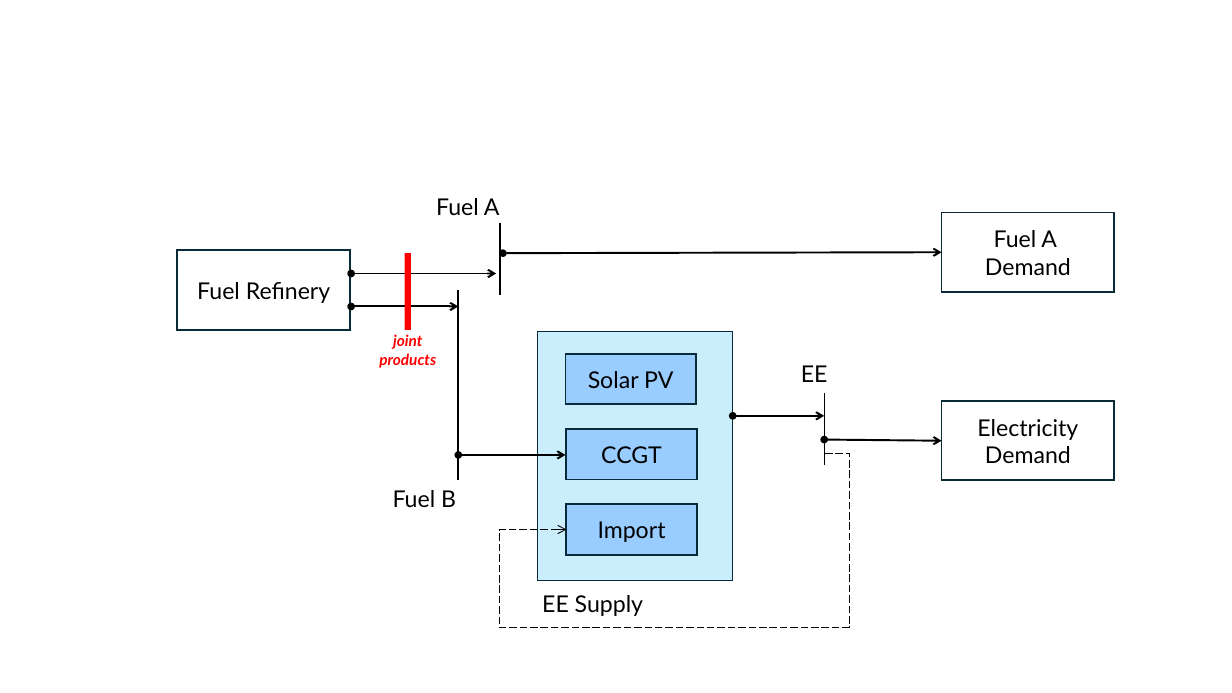
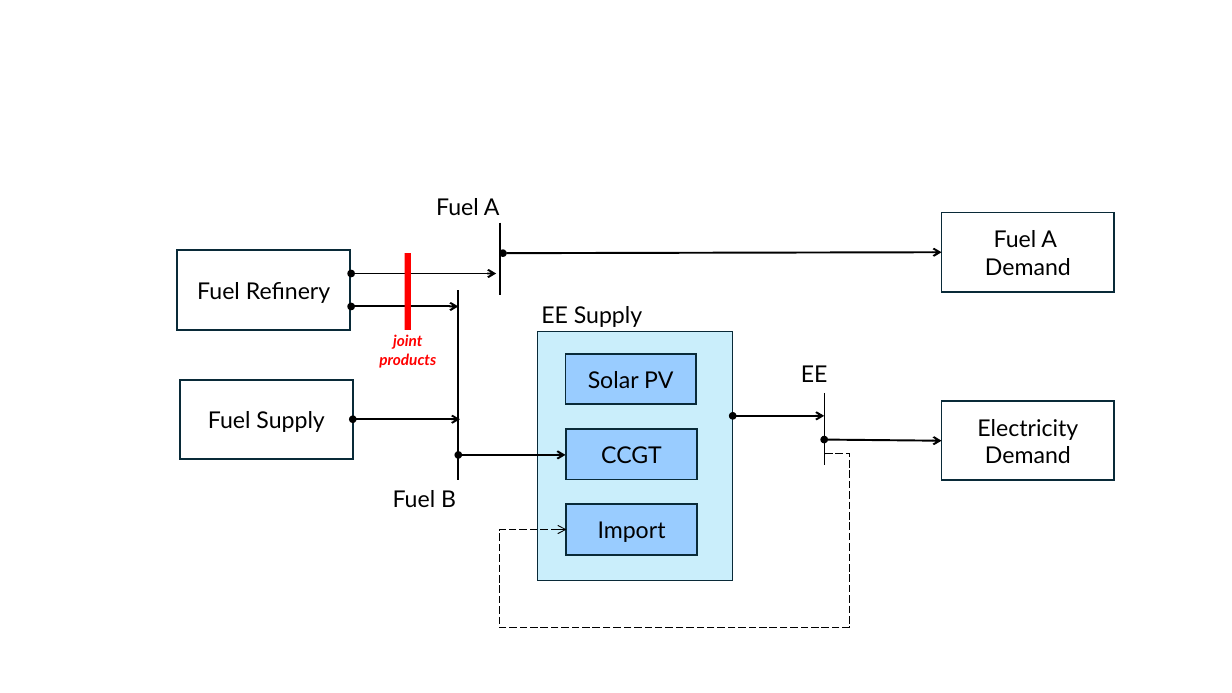
Before and after one commit to tomzac19/cvxlab_model, a slide deck: slide 1 of Concepts/Concept_RES.pptx. Drawn at 1232x693 pixels with LibreOffice and Linux fonts; fonts in the diff are those of the drawing. Boxes give left, top, right and bottom in pixels: in the first picture for what was removed or moved away, otherwise in the second. Text is boxed around its words. In the diff, an @@ line names an element or a change of style, - is before the commit and + after.

```diff
--- a/Concepts/Concept_RES.pptx
+++ b/Concepts/Concept_RES.pptx
@@ text "EE Supply": place and size @@
-text "EE Supply" at (542, 595, 643, 616)
+text "EE Supply" at (541, 306, 642, 327)
@@ rectangle added at (180, 380, 353, 459), fill #FFFFFF, outline #092A39 1.5 pt, 18 pt, text #000000 @@
+Fuel Supply
@@ double arrow added from (353, 420) to (460, 420), #000000 1.5 pt @@
```
Also in this commit, not shown: 1 other file.
